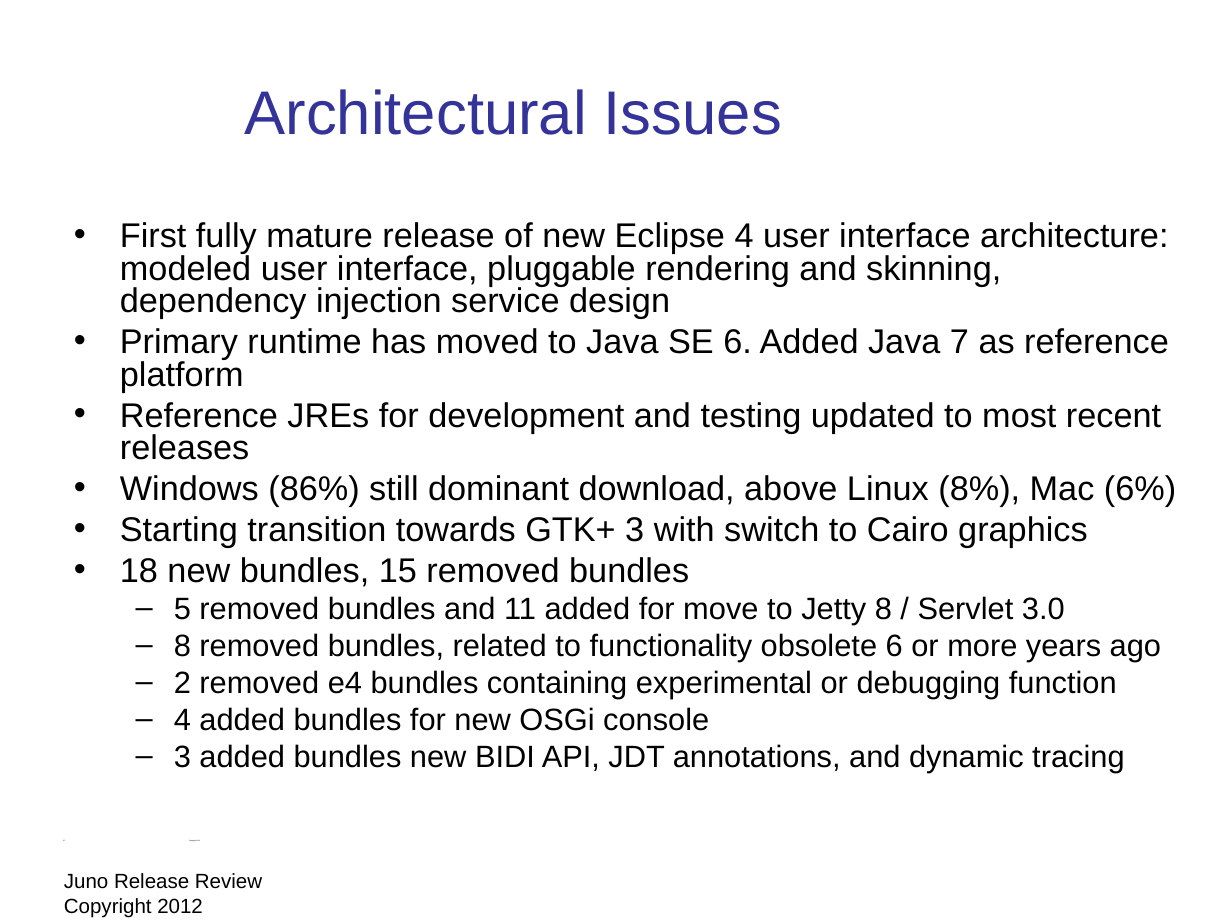
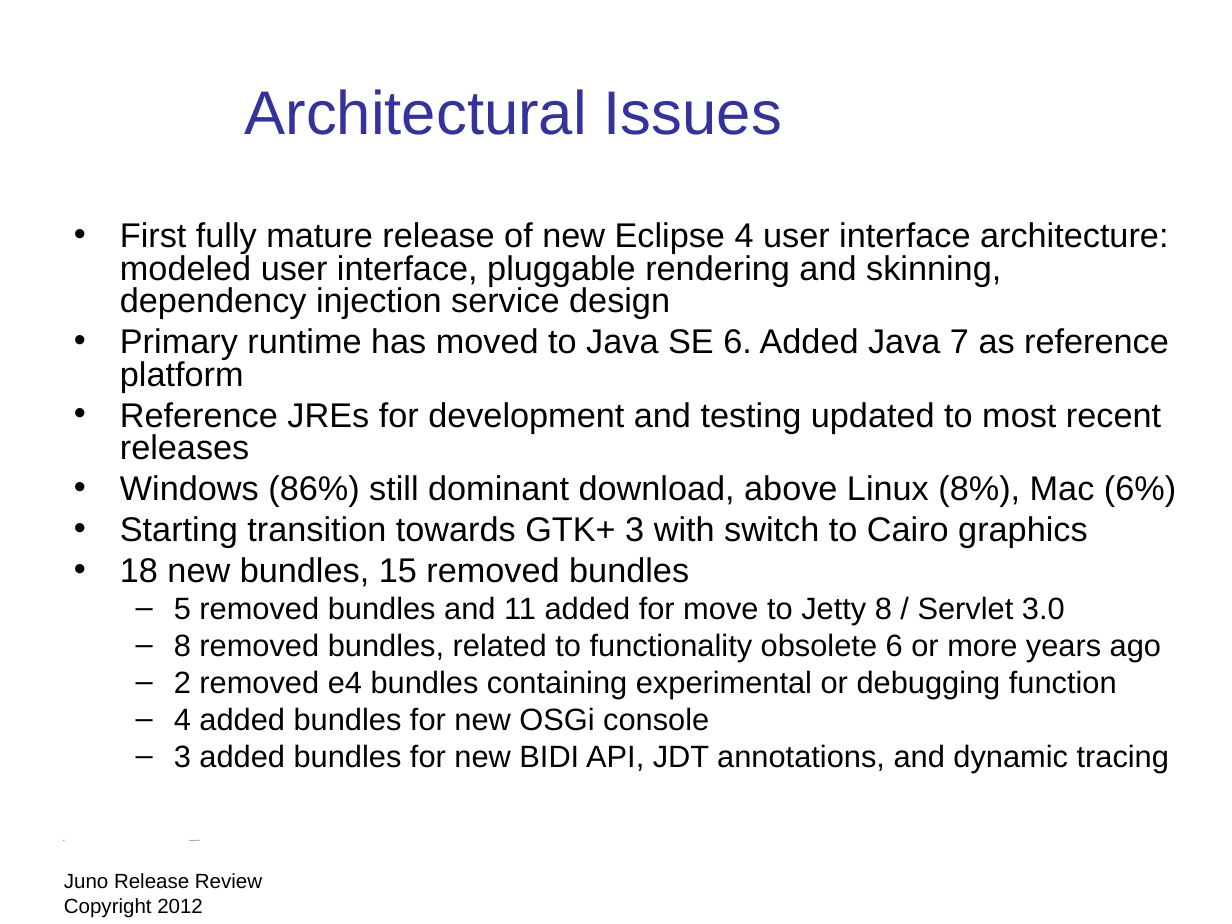
Before and after one commit to eclipse-platform/www.eclipse.org-eclipse-news, a slide deck: slide 15 of presentation/Juno-release-review/eclipse-juno-release-review.odp. Drawn at 1232x924 pixels with LibreOffice and Linux fonts; fonts in the diff are those of the drawing; background and template pictures are left out. Boxes give left, top, right and bottom in pixels: in the first picture for what was removed or moved away, otherwise in the second. Text is boxed around its words. In the diff, an @@ line names an element or a change of style, - is before the commit and + after.

```diff
--- a/presentation/Juno-release-review/eclipse-juno-release-review.odp
+++ b/presentation/Juno-release-review/eclipse-juno-release-review.odp
@@ text at (x1=174, y1=744, x2=1169, y2=773): text changed @@
-  – 3 added bundles new BIDI API, JDT annotations, and dynamic tracing
+  – 3 added bundles for new BIDI API, JDT annotations, and dynamic tracing
```
Also in this commit, not shown: 13 other slides changed, 1 other file.
